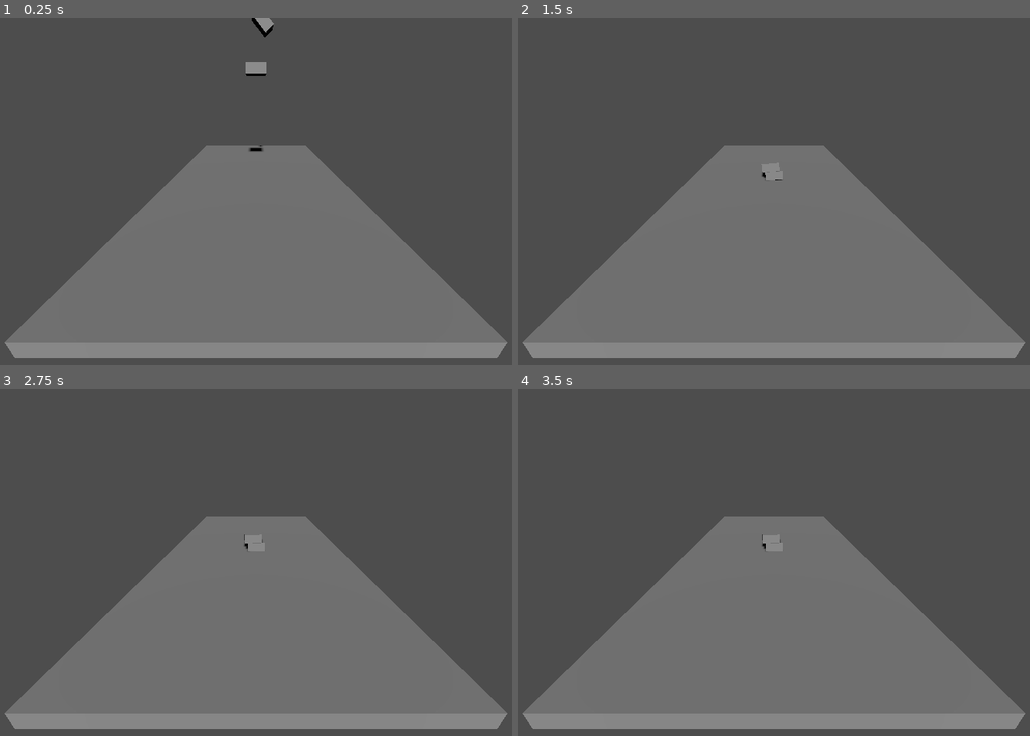
Above: before the commit, frames 1-4 (two rows, left to right).
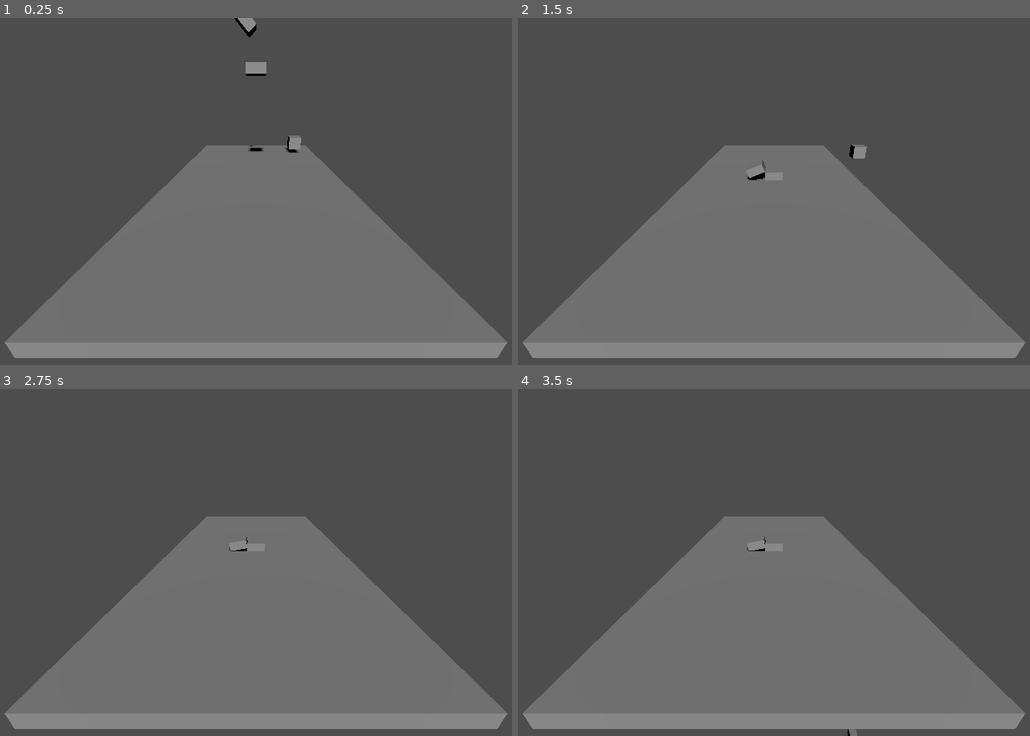
Above: after the commit, the same moments.

Repository: DavidAvila502/3D_platformer_game
Game: Godot game, scene res://level_1.tscn
The game is run twice, just before and just after one commit, with the same random seed, the same clock (stepped at 60 frames per second) and the same inputs.
Inputs:
- Up to frame 1 (0.25 s): no input
- Up to frame 2 (1.5 s): tap Enter (ui_accept) at 0.5, 0.6, 0.77, 1.07, 1.35 s; hold Right (ui_right) 0.53-1.28 s; hold Down (ui_down) from 1.28 s (still down)
- Up to frame 3 (2.75 s): tap Enter (ui_accept) at 1.52, 1.82, 2.1 s; release Down (ui_down) at 2.03 s; hold Right (ui_right) from 2.03 s (still down)
- Up to frame 4 (3.5 s): tap Enter (ui_accept) at 2.75, 2.85, 3.02, 3.32 s; release Right (ui_right) at 2.78 s; hold Up (ui_up) from 2.78 s (still down)

The runs differ from the first frame. In frame 1, 0.4% of the frame differs, in the area x 45-59%, y 0-39%; in frame 2, 0.2%; in frame 3, less than 0.1%; in frame 4, less than 0.1%.

Commit message:
default script movement added to characterBody

Diff:
--- a/level_1.tscn
+++ b/level_1.tscn
@@ -1,6 +1,7 @@
-[gd_scene load_steps=4 format=3 uid="uid://bj3lcvyk0ignx"]
+[gd_scene load_steps=5 format=3 uid="uid://bj3lcvyk0ignx"]
 
 [ext_resource type="PackedScene" uid="uid://dqnn3o7u05vf1" path="res://block.tscn" id="1_6xtom"]
+[ext_resource type="PackedScene" uid="uid://dgrfrov2b6frf" path="res://steve.tscn" id="2_tgui0"]
 
 [sub_resource type="BoxMesh" id="BoxMesh_44tgp"]
 size = Vector3(10, 0.5, 20)
@@ -9,12 +10,6 @@
 size = Vector3(10, 0.5, 20)
 
 [node name="Level1" type="Node3D"]
-
-[node name="Block 1" parent="." instance=ExtResource("1_6xtom")]
-transform = Transform3D(1, 0, 0, 0, 1, 0, 0, 0, 1, 0, 6.34244, 0)
-
-[node name="Block 2" parent="." instance=ExtResource("1_6xtom")]
-transform = Transform3D(0.674496, 0.738279, 0, -0.738279, 0.674496, 0, 0, 0, 1, 0.298717, 8.3356, -0.0294352)
 
 [node name="DirectionalLight3D" type="DirectionalLight3D" parent="."]
 transform = Transform3D(1, 0, 0, 0, 0.830528, 0.556977, 0, -0.556977, 0.830528, 0, 7.72948, 9.92102)
@@ -31,3 +26,15 @@
 
 [node name="CollisionShape3D" type="CollisionShape3D" parent="StaticBody3D"]
 shape = SubResource("BoxShape3D_ndel5")
+
+[node name="blocks" type="Node3D" parent="."]
+transform = Transform3D(1, 0, 0, 0, 1, 0, 0, 0, 1, 3.33888, 1.42865, -6.9627)
+
+[node name="Block 1" parent="blocks" instance=ExtResource("1_6xtom")]
+transform = Transform3D(1, 0, 0, 0, 1, 0, 0, 0, 1, -3.33888, 4.91379, 6.9627)
+
+[node name="Block 2" parent="blocks" instance=ExtResource("1_6xtom")]
+transform = Transform3D(0.674496, 0.738279, 0, -0.738279, 0.674496, 0, 0, 0, 1, -3.83374, 6.90695, 6.93326)
+
+[node name="Steve" parent="." instance=ExtResource("2_tgui0")]
+transform = Transform3D(1, 0, 0, 0, 1, 0, 0, 0, 1, 3.33888, 1.42865, -6.9627)
--- /dev/null
+++ b/steve.gd
@@ -0,0 +1,31 @@
+extends CharacterBody3D
+
+
+const SPEED = 5.0
+const JUMP_VELOCITY = 4.5
+
+# Get the gravity from the project settings to be synced with RigidBody nodes.
+var gravity = ProjectSettings.get_setting("physics/3d/default_gravity")
+
+
+func _physics_process(delta):
+	# Add the gravity.
+	if not is_on_floor():
+		velocity.y -= gravity * delta
+
+	# Handle jump.
+	if Input.is_action_just_pressed("ui_accept") and is_on_floor():
+		velocity.y = JUMP_VELOCITY
+
+	# Get the input direction and handle the movement/deceleration.
+	# As good practice, you should replace UI actions with custom gameplay actions.
+	var input_dir = Input.get_vector("ui_left", "ui_right", "ui_up", "ui_down")
+	var direction = (transform.basis * Vector3(input_dir.x, 0, input_dir.y)).normalized()
+	if direction:
+		velocity.x = direction.x * SPEED
+		velocity.z = direction.z * SPEED
+	else:
+		velocity.x = move_toward(velocity.x, 0, SPEED)
+		velocity.z = move_toward(velocity.z, 0, SPEED)
+
+	move_and_slide()
--- /dev/null
+++ b/steve.tscn
@@ -0,0 +1,16 @@
+[gd_scene load_steps=4 format=3 uid="uid://dgrfrov2b6frf"]
+
+[ext_resource type="Script" path="res://steve.gd" id="1_uif2f"]
+
+[sub_resource type="BoxMesh" id="BoxMesh_v60h0"]
+
+[sub_resource type="BoxShape3D" id="BoxShape3D_yalw8"]
+
+[node name="Steve" type="CharacterBody3D"]
+script = ExtResource("1_uif2f")
+
+[node name="MeshInstance3D" type="MeshInstance3D" parent="."]
+mesh = SubResource("BoxMesh_v60h0")
+
+[node name="CollisionShape3D" type="CollisionShape3D" parent="."]
+shape = SubResource("BoxShape3D_yalw8")
